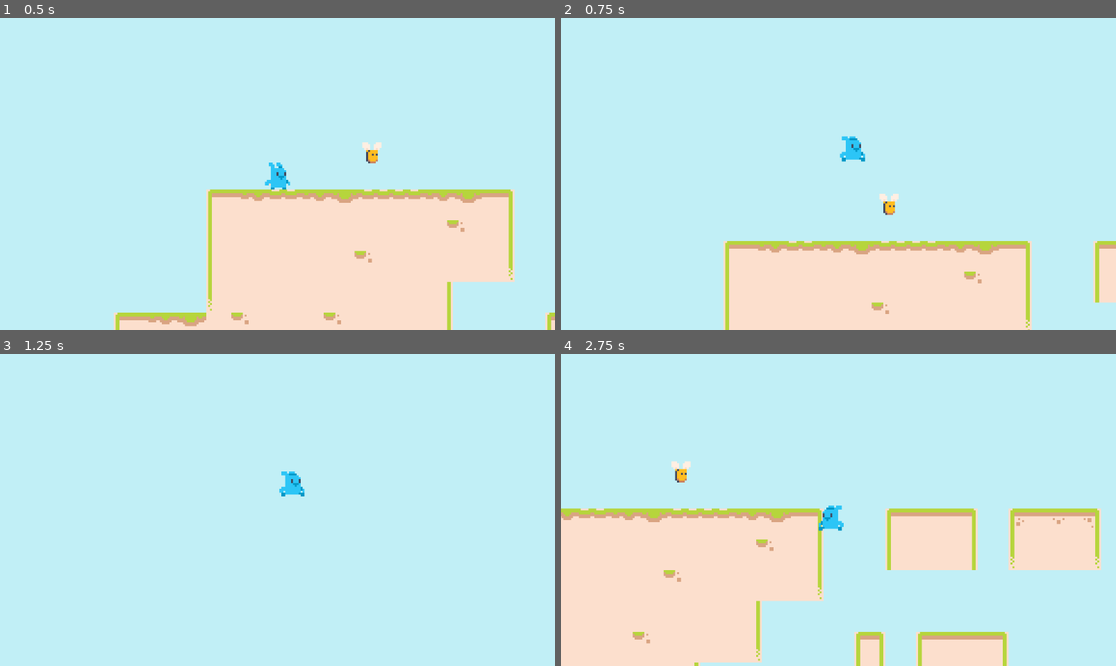
Above: before the commit, frames 1-4 (two rows, left to right).
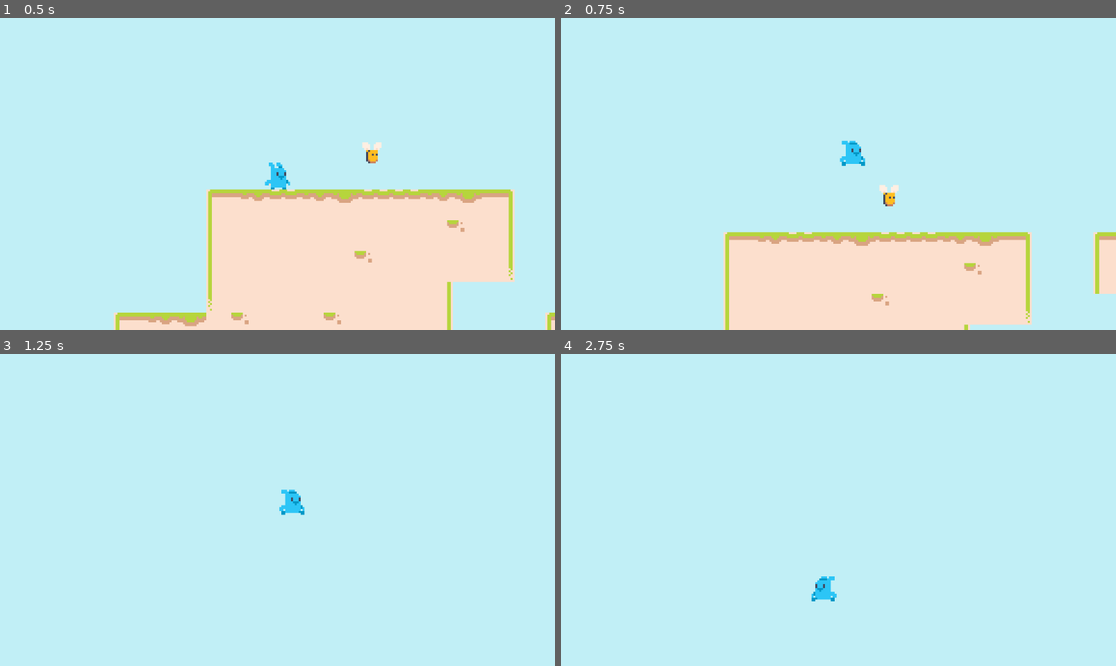
Above: after the commit, the same moments.

Repository: seedgs/platformer
Game: Godot game, scene res://scenes/game.tscn
Two runs of this game, one before a commit and one after it. Both use one fixed random seed, a clock stepped at 60 frames per second and the inputs below.
Inputs (mouse positions are in pixels of both pictures, inside the frame that each line leads up to):
- Up to frame 1 (0.5 s): no input
- Up to frame 2 (0.75 s): move the mouse to (960, 158) at 0.52 s; hold D (Right) from 0.53 s (still down); tap Space (Jump) at 0.6 s
- Up to frame 3 (1.25 s): keep holding D (Right); tap Space (Jump) at 0.77, 1.07 s
- Up to frame 4 (2.75 s): move the mouse to (727, 525) at 1.27 s; click (727, 525) at 1.35 s; tap Space (Jump) at 1.52, 1.55, 1.82, 2.1 s; move the mouse to (894, 441) at 2.02 s; release D (Right) at 2.03 s; hold A (Left) from 2.03 s (still down)

Frame 1 is identical in both runs. In frame 2, 4.4% of the frame differs, in the area x 29-100%, y 37-100%; in frame 3, 0.4%; in frame 4, 31%, in the area x 0-98%, y 34-100%.

Commit message:
添加二段跳后的跳跃力的衰减状态

Diff:
--- a/scenes/player.gd
+++ b/scenes/player.gd
@@ -4,7 +4,8 @@
 var direction_x: float = 0.0
 
 # 跳跃、重力、移动参数
-@export var jump_force: int = -400
+@export var jump_force_first_time: int = 0
+@export var jump_force_second_time: int = 0
 @export var gravity_force: int = 10
 @export var speed_horizonal: int = 150
 
@@ -88,8 +89,13 @@
 	"""
 	if Input.is_action_just_pressed("Jump") and jump_count < max_jump_count:
 		#施加跳跃的力
-		velocity.y = jump_force
+		velocity.y = jump_force_first_time
+
 		jump_count += 1
+
+		# 当检测为二段跳状态的时候，第二次跳跃的力衰减为第一次的一半
+		if jump_count == 2:
+			velocity.y = jump_force_second_time
 
 
 
--- a/scenes/player.tscn
+++ b/scenes/player.tscn
@@ -67,7 +67,8 @@
 collision_layer = 4
 collision_mask = 3
 script = ExtResource("1_g2els")
-jump_force = -350
+jump_force_first_time = -300
+jump_force_second_time = -150
 
 [node name="CollisionPolygon2D" type="CollisionPolygon2D" parent="."]
 polygon = PackedVector2Array(-5, -5, -5, -7, 2, -7, 3, -6, 5, -3, 5, 2, 7, 2, 7, 5, 5, 5, 5, 7, -4, 7, -4, 6, -4, 5, -7, 5, -7, 2, -4, 2, -4, -5)
@@ -80,7 +81,7 @@
 [node name="Timers" type="Node" parent="."]
 
 [node name="CooldownTimer" type="Timer" parent="Timers"]
-wait_time = 0.6
+wait_time = 0.3
 
 [node name="AnimatedSprite2D" type="AnimatedSprite2D" parent="."]
 sprite_frames = SubResource("SpriteFrames_g2els")
